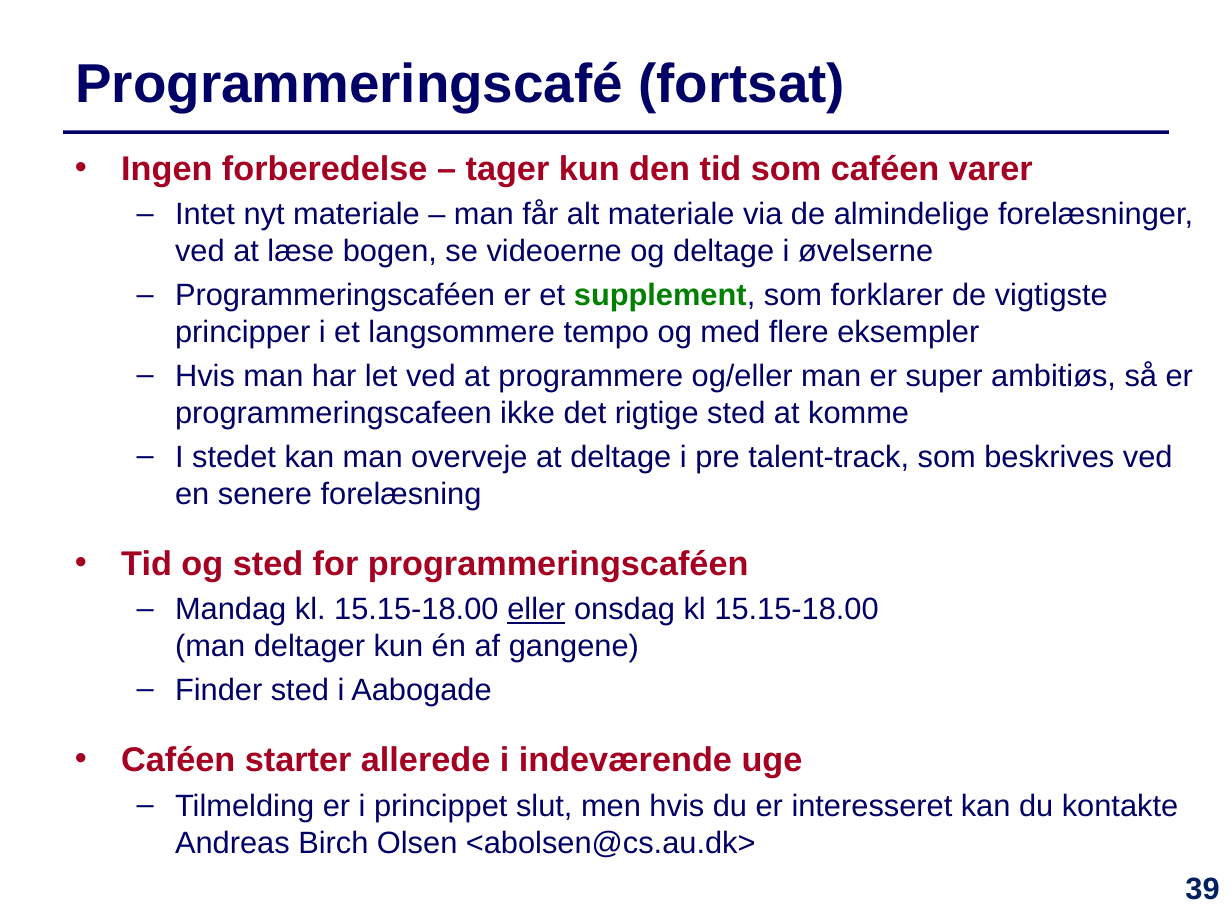
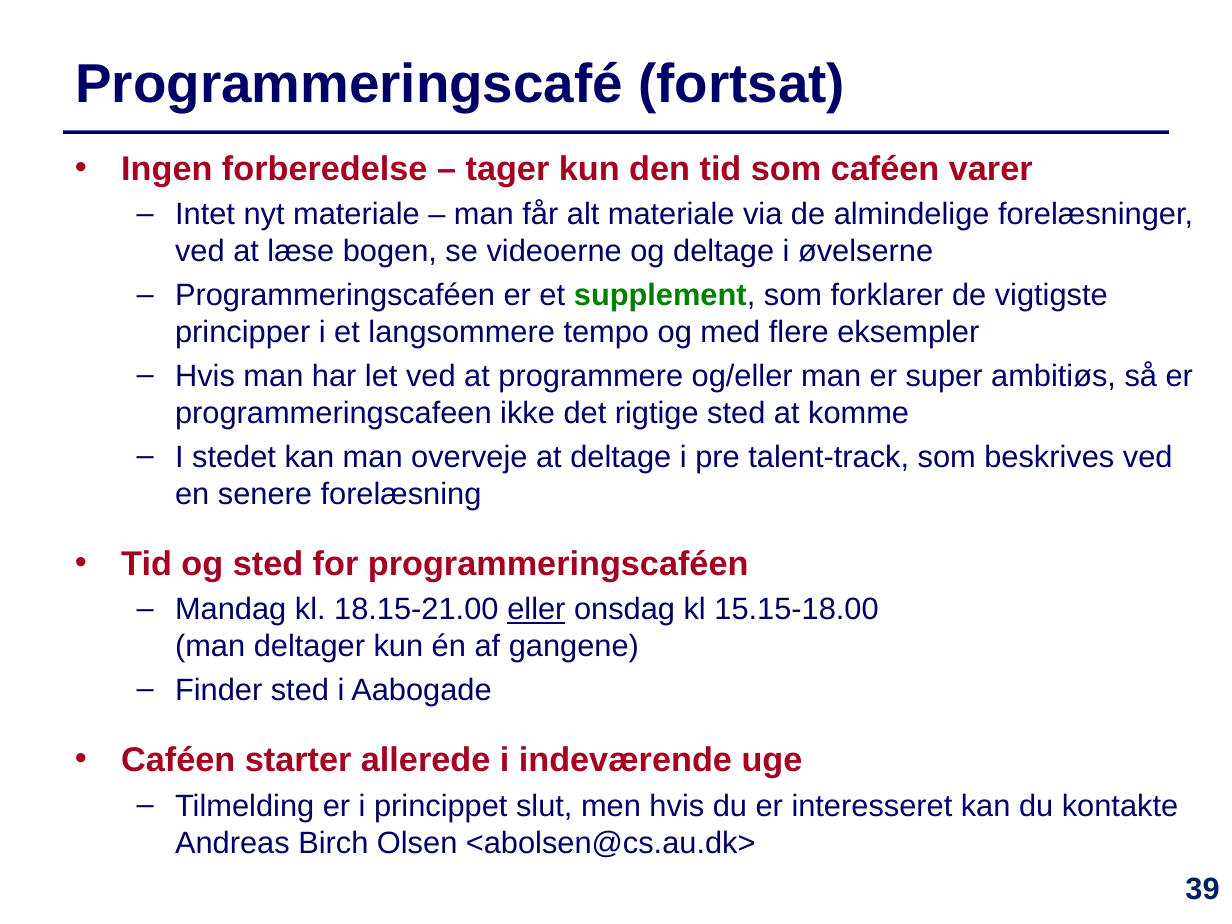
Before and after one commit to IntProgAU/Materiale, a slide deck: slide 39 of web/e22/uge_2a/Slides-Uge2-Mandag.pptx. Drawn at 1232x924 pixels with LibreOffice and Linux fonts; fonts in the diff are those of the drawing. Boxes give left, top, right and bottom in pixels: in the first picture for what was removed or moved away, otherwise in the second. Text is boxed around its words. In the diff, an @@ line names an element or a change of style, - is before the commit and + after.

```diff
--- a/web/e22/uge_2a/Slides-Uge2-Mandag.pptx
+++ b/web/e22/uge_2a/Slides-Uge2-Mandag.pptx
@@ text at (x1=175, y1=596, x2=878, y2=662): text changed @@
-  – Mandag kl. 15.15-18.00 eller onsdag kl 15.15-18.00
-    (man deltager kun én af gangene)
+  – Mandag kl. 18.15-21.00 eller onsdag kl 15.15-18.00
+    (man deltager kun én af gangene)
```
Also in this commit, not shown: 2 other slides changed, 2 other files.
